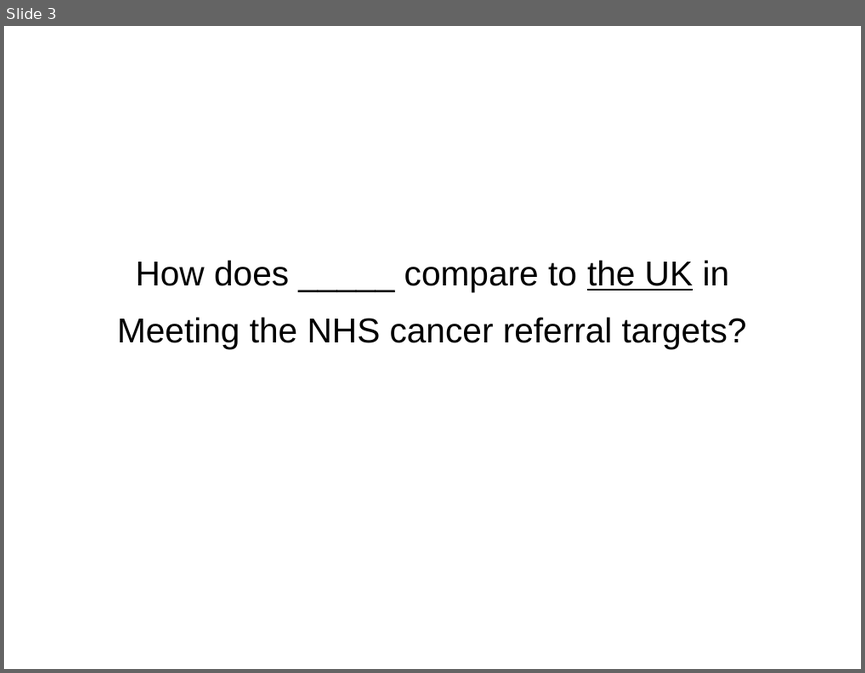
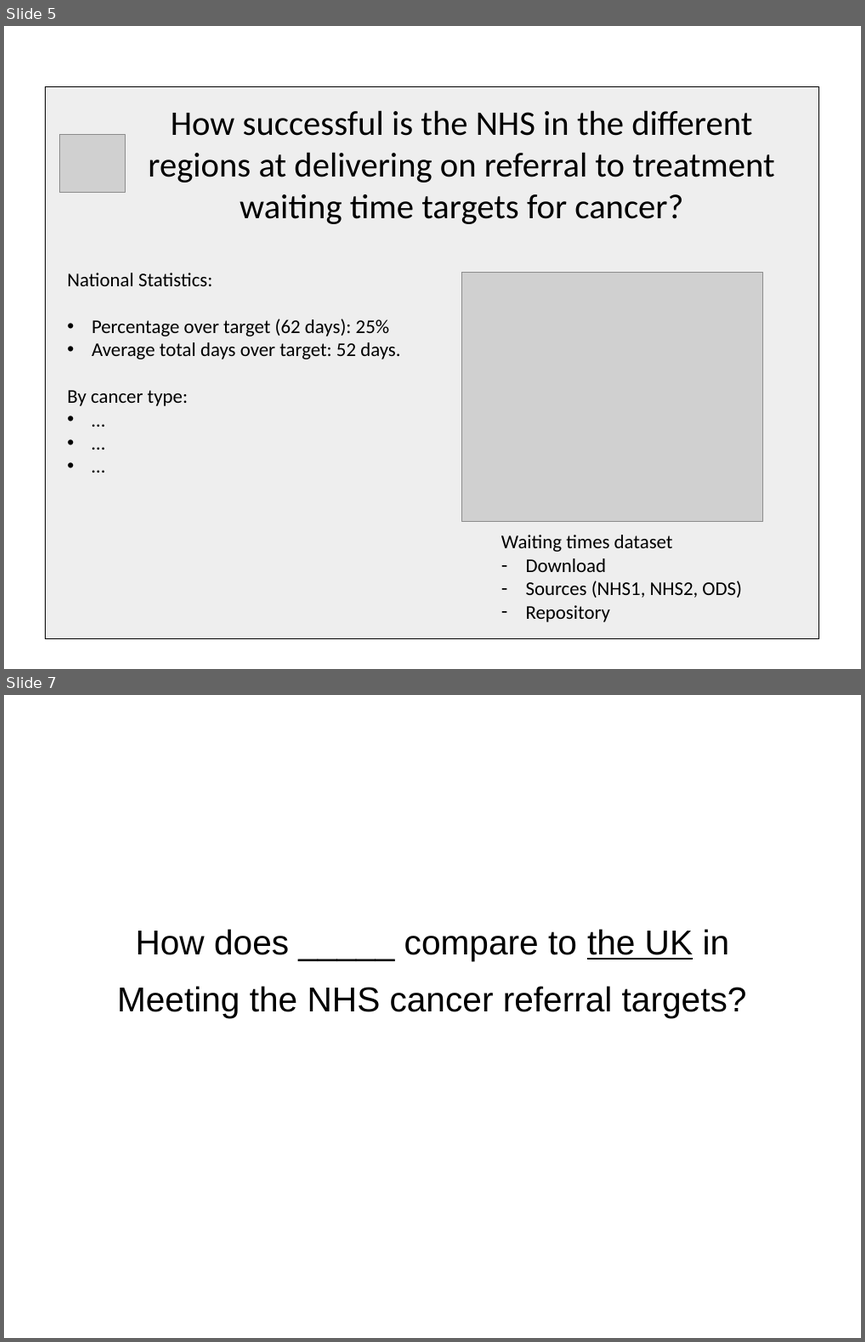
Before and after one commit to PabloLeon/model-driven-journalism, a slide deck: documents/storyboard.pptx. Shown one above the other, each under a label of ours: slide 3 before the commit, slides 5 and 7 after it; the slides between them are not shown. The pictures are 865x673 and 865x1342 pixels, drawn with LibreOffice and Linux fonts; fonts in the diff are those of the drawing; grey boxes stand for pictures. Boxes give left, top, right and bottom in pixels: in the first picture for what was removed or moved away, otherwise in the second. Text is boxed around its words. In the diff, an @@ line names an element or a change of style, - is before the commit and + after.

```diff
--- a/documents/storyboard.pptx
+++ b/documents/storyboard.pptx
@@ slide 5 added at [4, 26, 861, 669], background #FFFFFF @@
@@ freeform shape added at [45, 87, 820, 639], fill #EEEEEE, outline #000000 0 pt @@
@@ text added at [148, 110, 774, 224], 32 pt, text #000000 @@
+How successful is the NHS in the different regions at delivering on referral to treatment waiting time targets for cancer?
@@ picture added at [60, 135, 126, 193] @@
@@ text added at [67, 272, 400, 406], 18 pt, text #000000 @@
+National Statistics:
+• Percentage over target (62 days): 25%
+• Average total days over target: 52 days.
+By cancer type:
+• …
+• …
+• …
@@ picture added at [462, 272, 763, 522] @@
@@ text added at [501, 534, 742, 622], 18 pt, text #000000 @@
+Waiting times dataset
+– Download
+– Sources (NHS1, NHS2, ODS)
+– Repository
@@ what was slide 3 is now slide 7 @@
```
Also in this commit, not shown: 8 slides changed, 8 other slides added, 1 slide removed, 1 other file.
